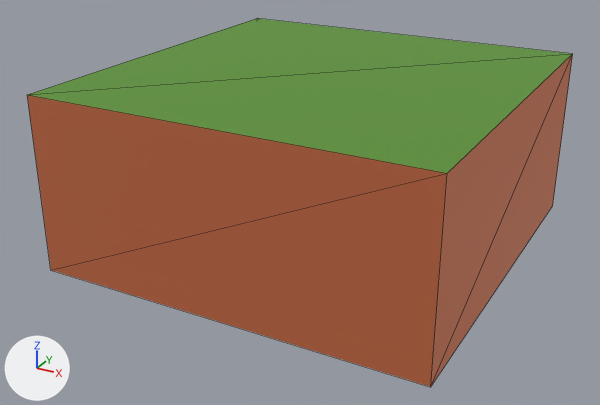
A saved change to the glTF model assets/models/tiles/tile_island_center.glb.
Both versions are drawn from a 50 mm lens placed at (0.741, -1.445, 0.429), pointed at (-0.023, -0.056, -0.266). The axes (+X, +Y, +Z) are drawn at lower left. The lights are the same throughout. The first picture is the older version. Mesh edges are drawn as thin lines. Vertices at exactly the same position are counted once.

The scene before the commit, as lines of its bpy script (objects in view):
```python
me_tile_ground_grass_mesh_001 = bpy.data.meshes.new('Tile_Ground_Grass_Mesh.001')
me_tile_ground_grass_mesh_001.from_pydata(...)  # a box spanning x -0.4..0.4, y -0.4..0.4, z -0.36..0.0
me_tile_ground_grass_mesh_001.materials.append(mat_gradient)
ob_tile_ground_grass_export = bpy.data.objects.new('Tile_Ground_Grass_Export', me_tile_ground_grass_mesh_001)
ob_tile_ground_grass_export.location = (0.0, 0.0, 0.0)
```
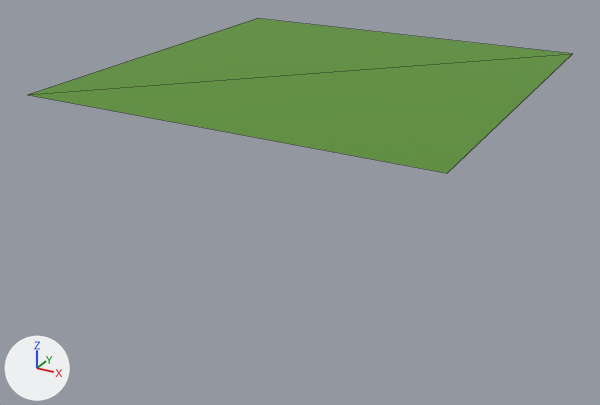
Where the change shows, as pixel boxes (x1, y1, x2, y2) in the pictures (600 x 405 px):
'Tile_Ground_Grass_Export', reshaped (58% shorter)
    before: (27, 18, 573, 387)
    after: (28, 18, 572, 173)
part 1 of me_tile_ground_grass_mesh_001, deleted (brown)
    before: (27, 54, 573, 387)

The change, as a list of edits to the scene's bpy script:
```text
Change me_tile_ground_grass_mesh_001:
    used by ob_tile_ground_grass_export; location = (0.0, 0.0, 0.0)
    remove me_tile_ground_grass_mesh_001.from_pydata(...)  # 8 vertices, 12 faces; spans x -0.4..0.4, y -0.4..0.4, z -0.36..0.0
    add me_tile_ground_grass_mesh_001.from_pydata(...)  # 4 vertices, 2 faces; spans x -0.4..0.4, y -0.4..0.4, z 0.0
    me_tile_ground_grass_mesh_001 part 1
    4 vertices are removed from x -0.4..0.4, y -0.4..0.4, z -0.36
    10 faces are deleted
```
